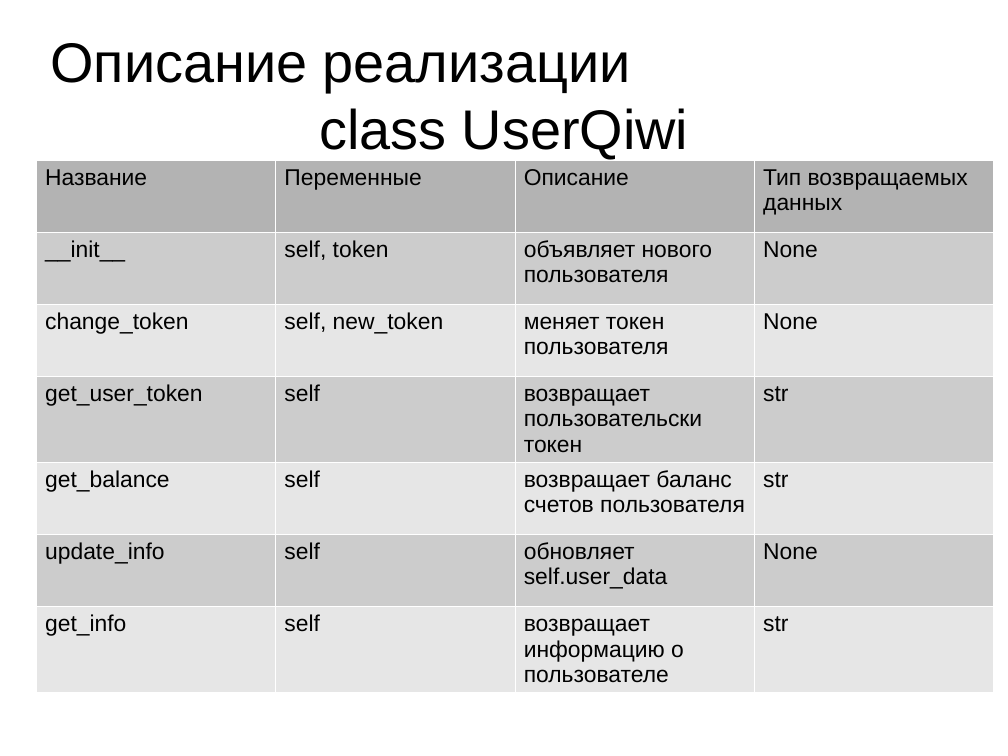
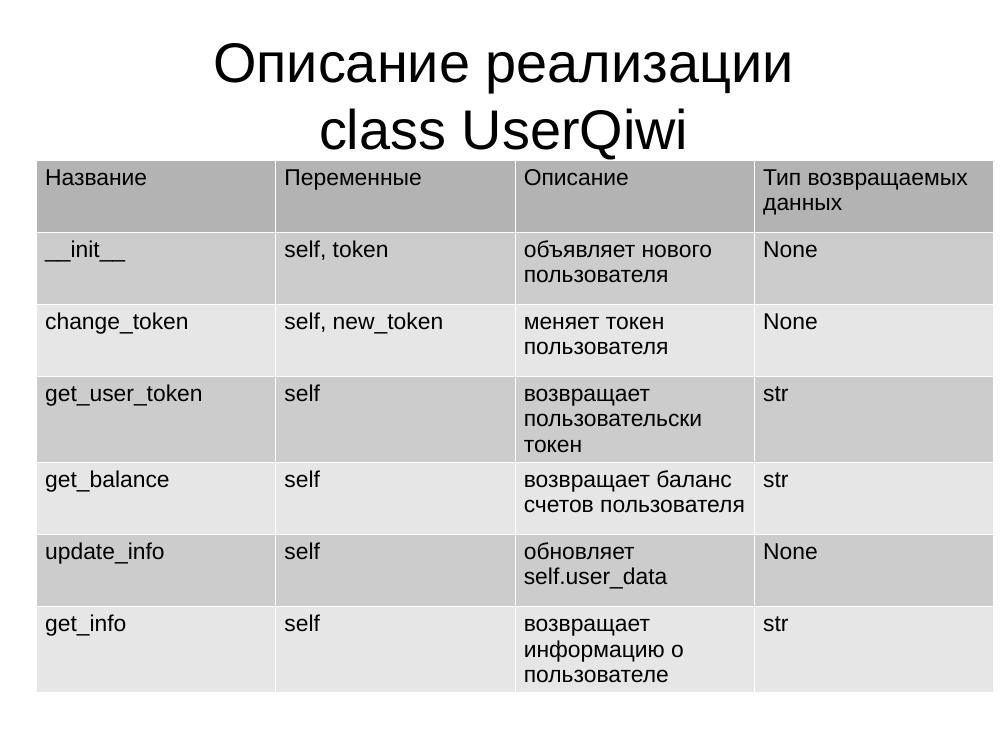
Before and after one commit to Kirill-Lekhov/Telegram-Qiwi-Bot, a slide deck: slide 9 of Telegram-Qiwi-Bot.pptx. Drawn at 1008x756 pixels with LibreOffice and Linux fonts; fonts in the diff are those of the drawing. Boxes give left, top, right and bottom in pixels: in the first picture for what was removed or moved away, otherwise in the second. Text is boxed around its words. In the diff, an @@ line names an element or a change of style, - is before the commit and + after.

Commit message:
Fixed presentation

```diff
--- a/Telegram-Qiwi-Bot.pptx
+++ b/Telegram-Qiwi-Bot.pptx
@@ text at (213,43,794,158): text changed @@
-Описание реализации
-class UserQiwi
+Описание реализации
+class UserQiwi
```
Also in this commit, not shown: 13 other slides changed.
